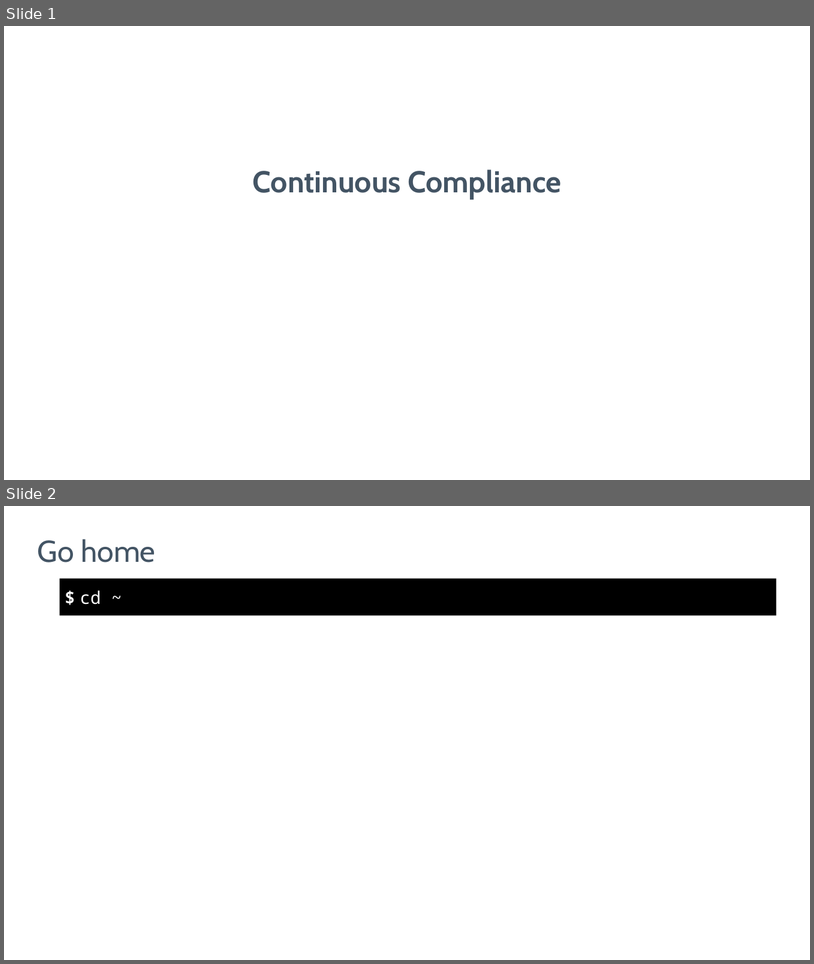
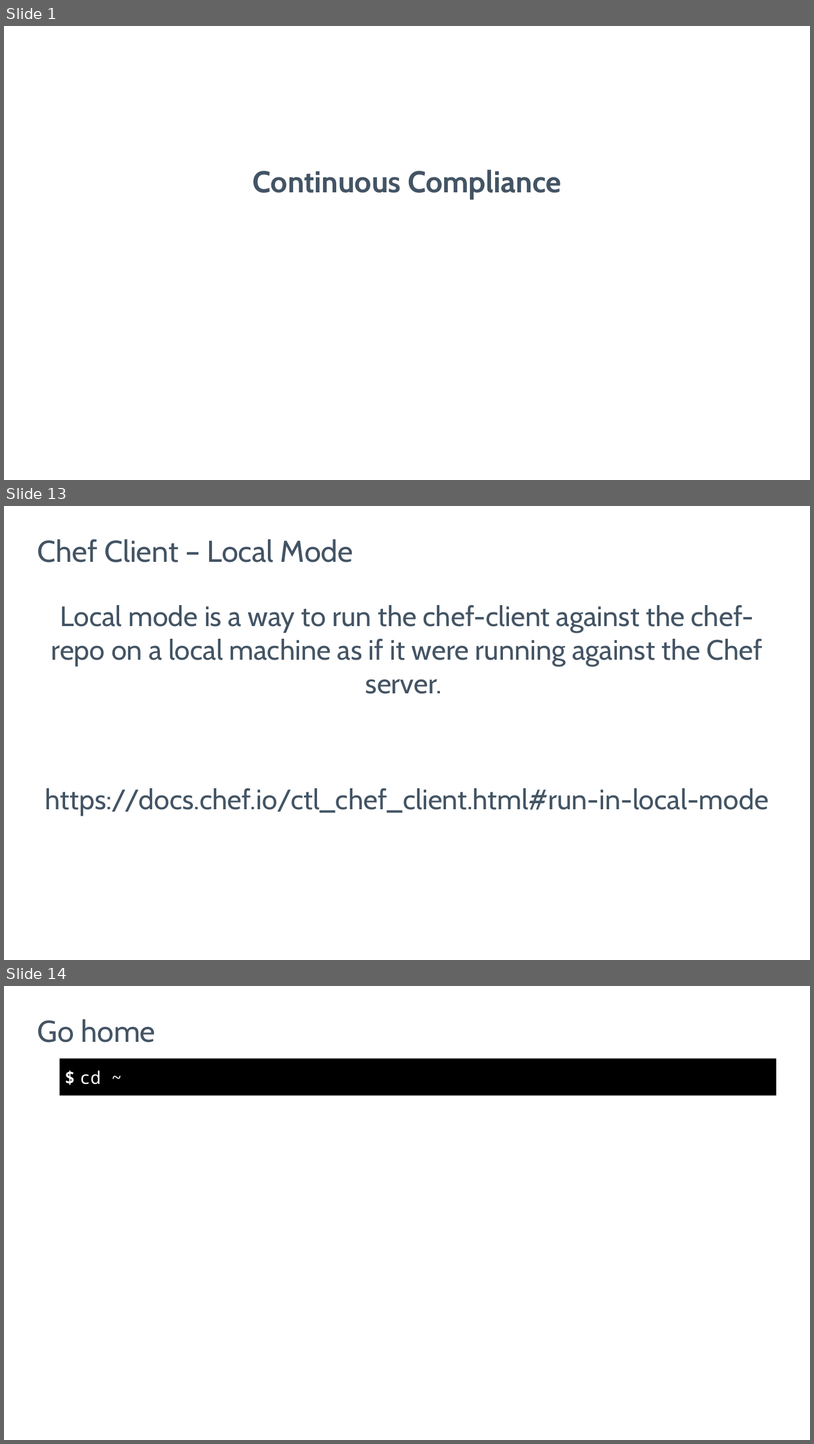
Before and after one commit to nathenharvey/introduction-to-inspec, a slide deck: powerpoint/Continuous-Compliance.pptx. Shown one above the other, each under a label of ours: slides 1 and 2 before the commit, slides 1, 13 and 14 after it; the slides between them are not shown. The pictures are 814x964 and 814x1444 pixels, drawn with LibreOffice and Linux fonts; fonts in the diff are those of the drawing; background and template pictures are left out. Boxes give left, top, right and bottom in pixels: in the first picture for what was removed or moved away, otherwise in the second. Text is boxed around its words. In the diff, an @@ line names an element or a change of style, - is before the commit and + after.

Commit message:
Get started on real continuous compliance slides
* Login to Automate
* Review your node
* Run chef-client
* See failing compliance control

```diff
--- a/powerpoint/Continuous-Compliance.pptx
+++ b/powerpoint/Continuous-Compliance.pptx
@@ slide 13 added at [4,506,810,960], background picture (left out) @@
@@ title added at [38,539,353,562], 43 pt, text #435464 @@
+Chef Client – Local Mode
@@ text added at [45,605,769,816], 40 pt, text #435464 @@
+Local mode is a way to run the chef-client against the chef-repo on a local machine as if it were running against the Chef server.
+https://docs.chef.io/ctl_chef_client.html#run-in-local-mode
@@ what was slide 2 is now slide 14 @@
```
Also in this commit, not shown: 21 other slides added, 9 slides removed.
